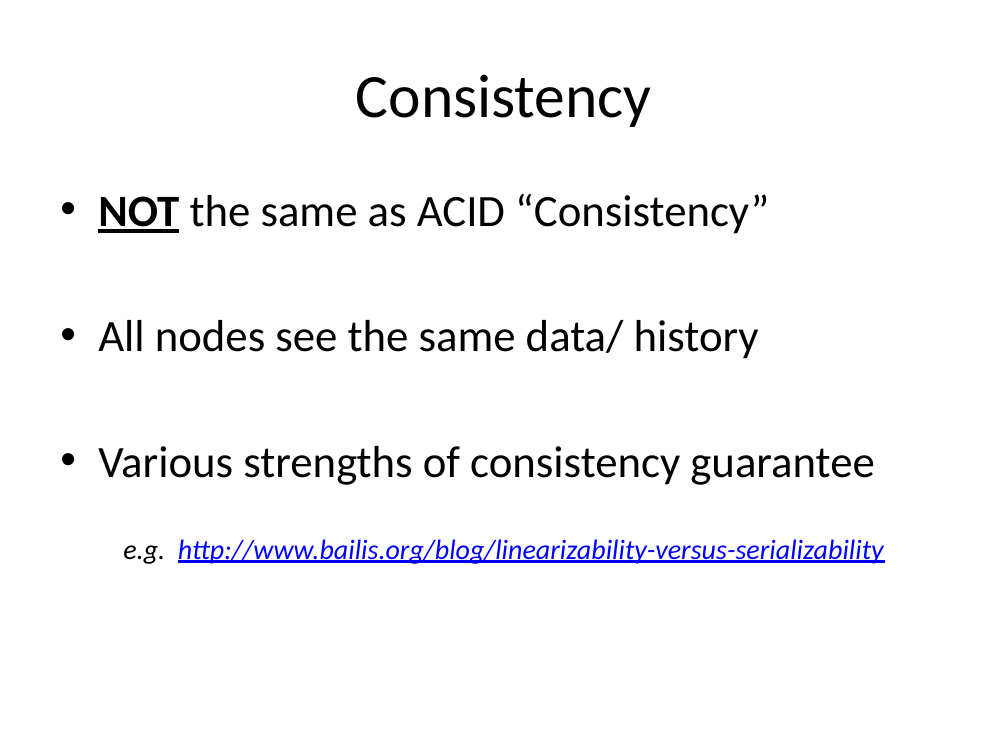
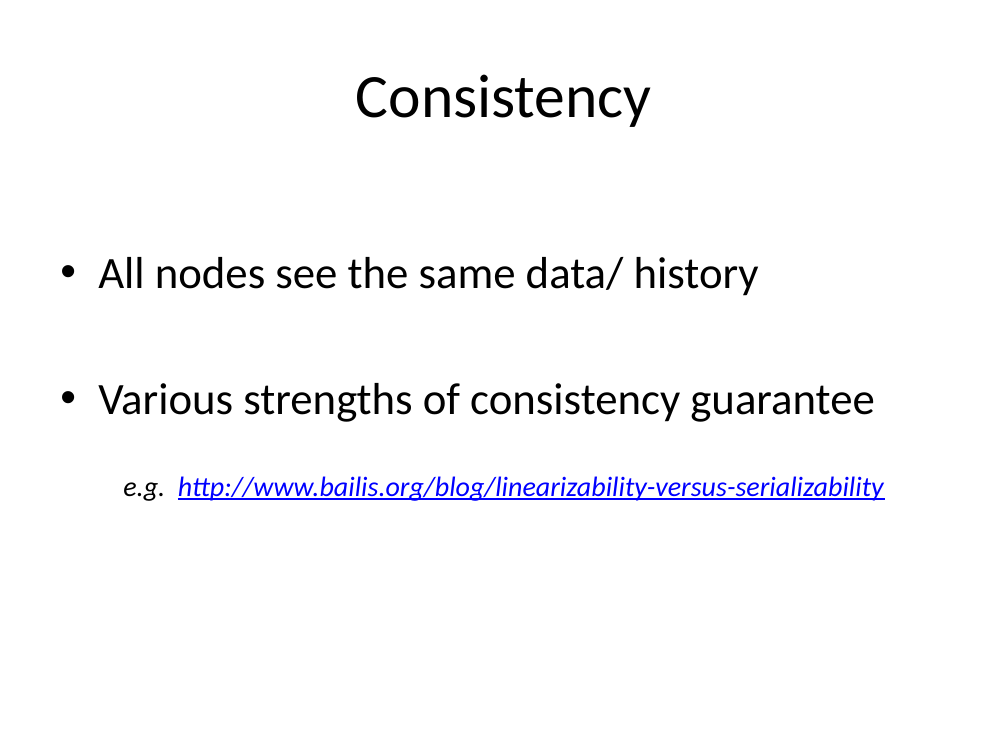
Before and after one commit to alexdgarland/database-demos, a slide deck: slide 25 of Slides/Not Only SQL - Picking A Database for DotNET.pptx. Drawn at 1008x756 pixels with LibreOffice and Linux fonts; fonts in the diff are those of the drawing. Boxes give left, top, right and bottom in pixels: in the first picture for what was removed or moved away, otherwise in the second. Text is boxed around its words. In the diff, an @@ line names an element or a change of style, - is before the commit and + after.

```diff
--- a/Slides/Not Only SQL - Picking A Database for DotNET.pptx
+++ b/Slides/Not Only SQL - Picking A Database for DotNET.pptx
@@ text at <box>98,194,769,234</box>: paragraph removed @@
-• NOT the same as ACID “Consistency”
```
Also in this commit, not shown: 14 other slides changed, 1 slide added.
